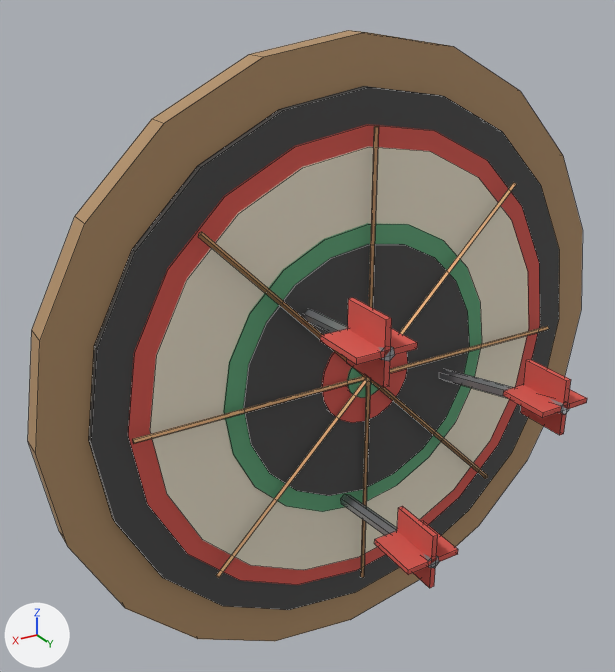
The Blender file blender/props/dartboard_wall.blend, before and after one commit.
The view is the same before and after, from a camera (50 mm lens) standing at (0.345, 0.52, 0.288) and looking at (0.049, 0.026, 0.041). Arrows for +X, +Y and +Z are at lower left; the lights stay in place. The picture after the commit comes second. Mesh edges are drawn as thin lines.

In view in the first picture: 'DartboardWall'.
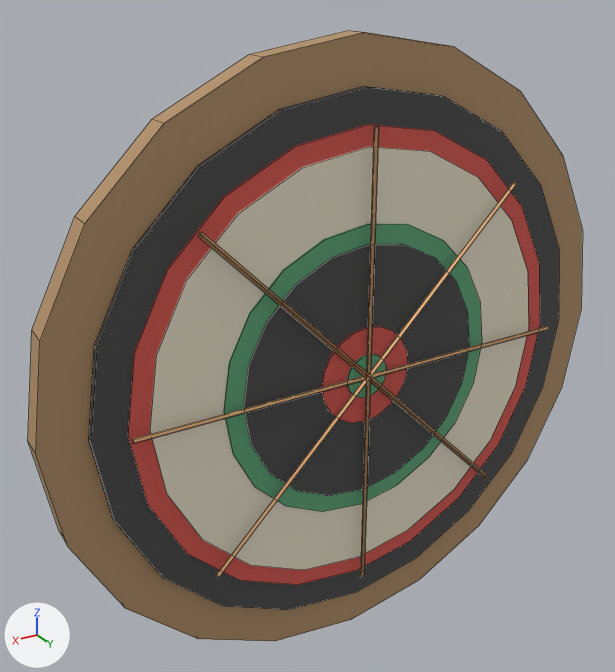
The change, as a list of edits to the scene's bpy script:
```text
Change me_dartboardwall:
    used by ob_dartboardwall; location = (0.0, 0.0, 0.0)
    remove me_dartboardwall.from_pydata(...)  # 436 vertices, 260 faces; spans x -0.25..0.25, y 0.0..0.151, z -0.25..0.25
    add me_dartboardwall.from_pydata(...)  # 352 vertices, 200 faces; spans x -0.25..0.25, y 0.0..0.039, z -0.25..0.25
    me_dartboardwall part 1: 9 loose pieces with 84 vertices, spanning x -0.114..0.09, y 0.03..0.151, z -0.115..0.102, are deleted
    remove me_dartboardwall.materials.append(mat_iron)  # grey #adafb5
```

Location of each change, (x1, y1, x2, y2) in pixels of the pictures (615 x 672 px):
'DartboardWall', reshaped: before (28, 30, 587, 641); after (28, 30, 583, 641)
part 1 of me_dartboardwall, deleted: before (304, 298, 587, 588)
